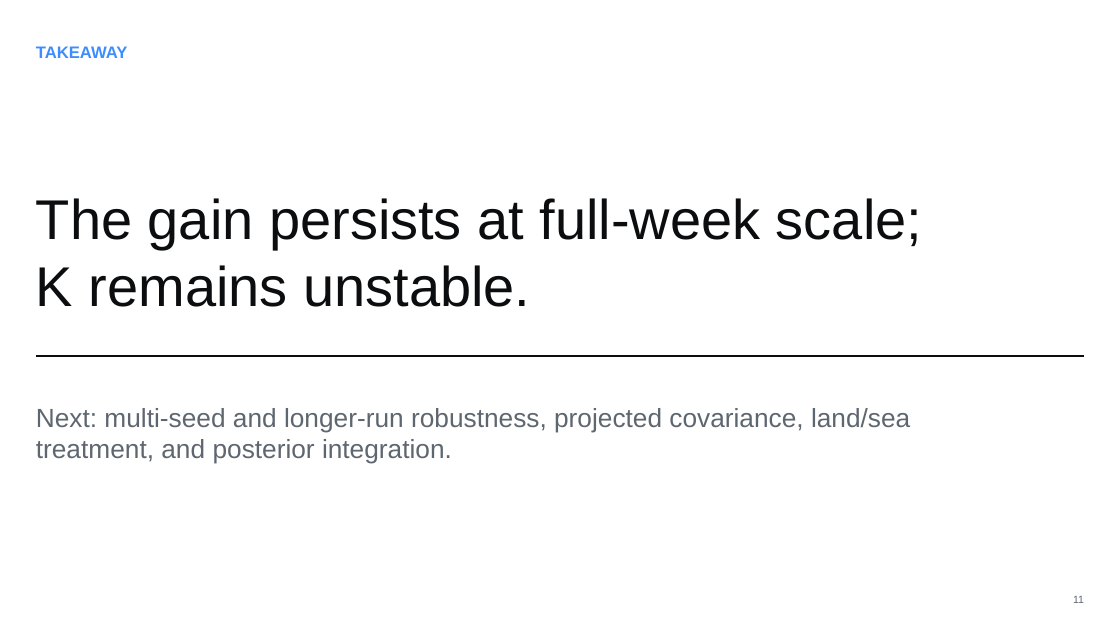
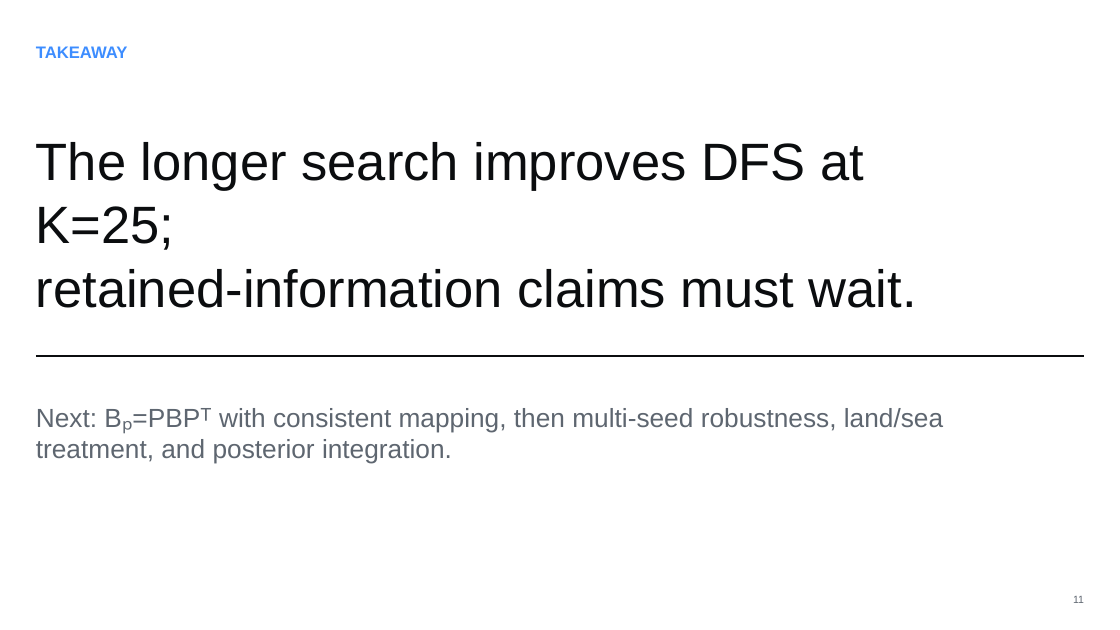
Before and after one commit to openghg/openghg_inversions, a slide deck: slide 11 of outputs/dyadic_sls_poc_progress.pptx. Drawn at 1120x630 pixels with LibreOffice and Linux fonts; fonts in the diff are those of the drawing. Boxes give left, top, right and bottom in pixels: in the first picture for what was removed or moved away, otherwise in the second. Text is boxed around its words. In the diff, an @@ line names an element or a change of style, - is before the commit and + after.

```diff
--- a/outputs/dyadic_sls_poc_progress.pptx
+++ b/outputs/dyadic_sls_poc_progress.pptx
@@ text at bbox=[36, 142, 917, 308]: text changed; size 48 to 45.1 pt @@
-The gain persists at full-week scale;
-K remains unstable.
+The longer search improves DFS at K=25;
+retained-information claims must wait.
@@ text at bbox=[36, 408, 943, 464]: text changed @@
-Next: multi-seed and longer-run robustness, projected covariance, land/sea treatment, and posterior integration.
+Next: Bₚ=PBPᵀ with consistent mapping, then multi-seed robustness, land/sea treatment, and posterior integration.
```
Also in this commit, not shown: 3 other slides changed, 17 other files.
